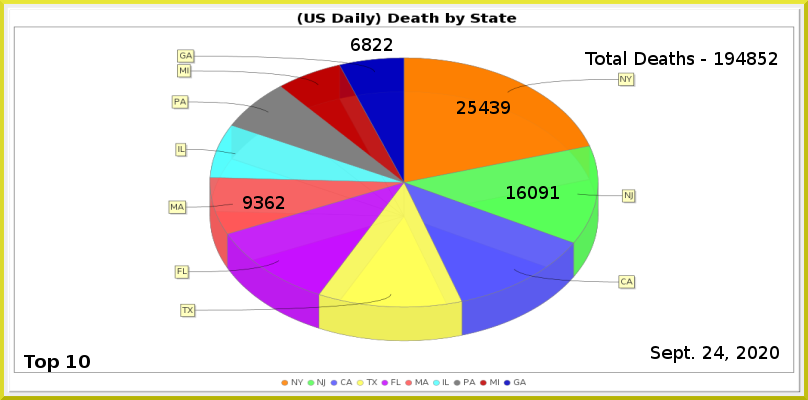
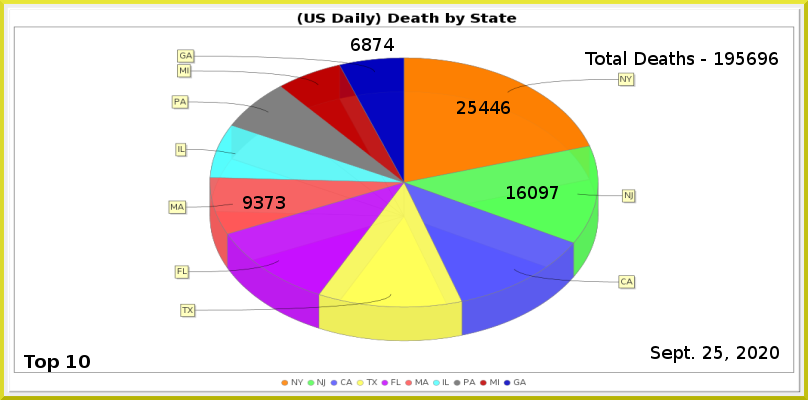
Layers edited between the first and the second 808 × 400 image:
painted on "Least" over <box>373,38,394,51</box>
painted on "MA" over <box>265,196,285,209</box>
painted on "NJ" over <box>550,186,559,199</box>
painted on "NY" over <box>490,101,510,114</box>
renamed "Total Deaths - 194852" to "Total Deaths - 195696", painted on it over <box>736,52,778,65</box>
painted on "Current Date" over <box>714,346,724,359</box>
